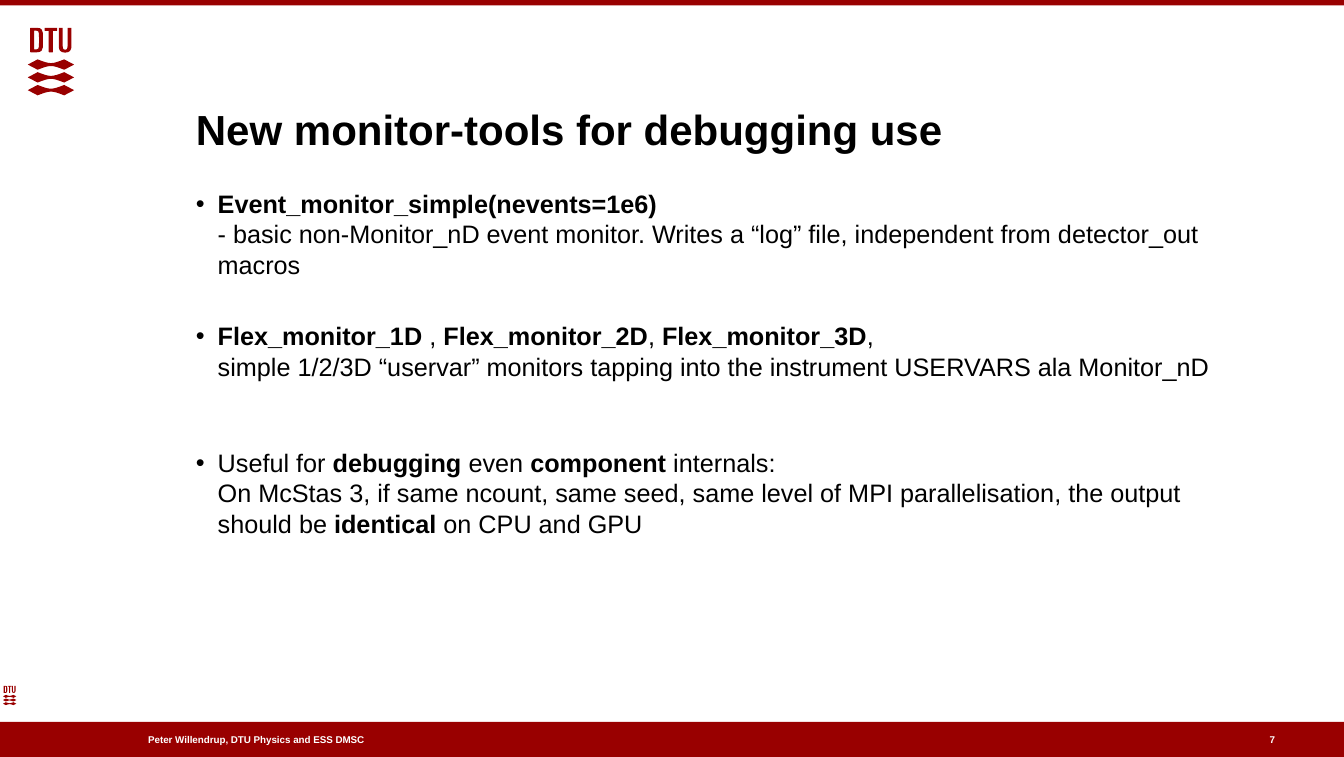
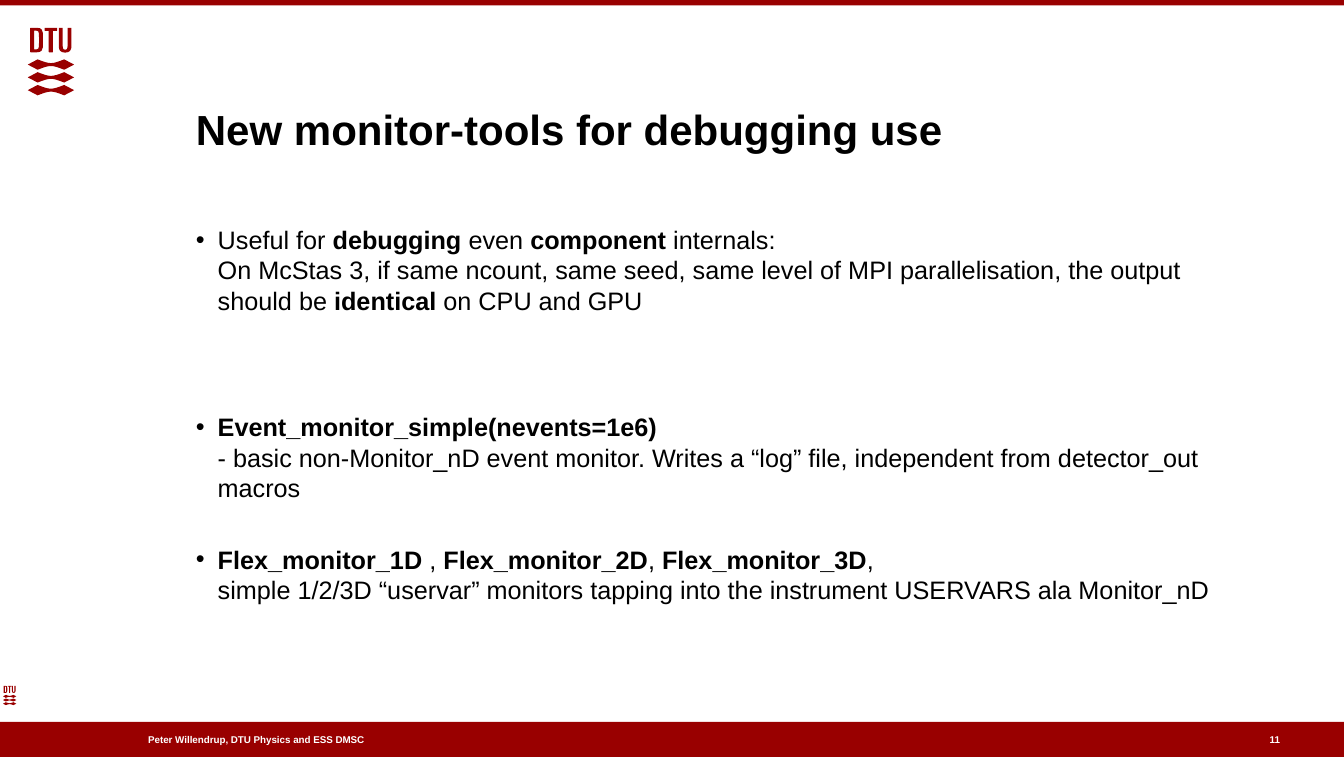
Before and after one commit to McStasMcXtrace/Schools, a slide deck: slide 11 of ISIS_April_2021/Wednesday_April_14th/4_Writing_a_component/1_Adapting_code_for_3.0_and_GPUs.pptx (slide 7 before the commit). Drawn at 1344x757 pixels with LibreOffice and Linux fonts; fonts in the diff are those of the drawing; background and template pictures are left out. Boxes give left, top, right and bottom in pixels: in the first picture for what was removed or moved away, otherwise in the second. Text is boxed around its words. In the diff, an @@ line names an element or a change of style, - is before the commit and + after.

```diff
--- a/ISIS_April_2021/Wednesday_April_14th/4_Writing_a_component/1_Adapting_code_for_3.0_and_GPUs.pptx
+++ b/ISIS_April_2021/Wednesday_April_14th/4_Writing_a_component/1_Adapting_code_for_3.0_and_GPUs.pptx
@@ text at [218, 230, 1180, 311]: paragraph added @@
+• Useful for debugging even component internals:
+  On McStas 3, if same ncount, same seed, same level of MPI parallelisation, the output
+  should be identical on CPU and GPU
@@ text at [218, 453, 1180, 534]: paragraph removed @@
-• Useful for debugging even component internals:
-  On McStas 3, if same ncount, same seed, same level of MPI parallelisation, the output
-  should be identical on CPU and GPU
@@ page number at [1270, 736, 1280, 743]: text changed @@
-7
+11
```
Also in this commit, not shown: 1 other slide changed, 2 slides removed, 2 other files.
